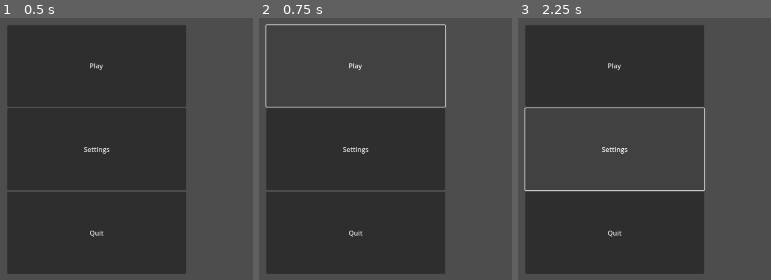
Above: before the commit, frames 1-3 (left to right).
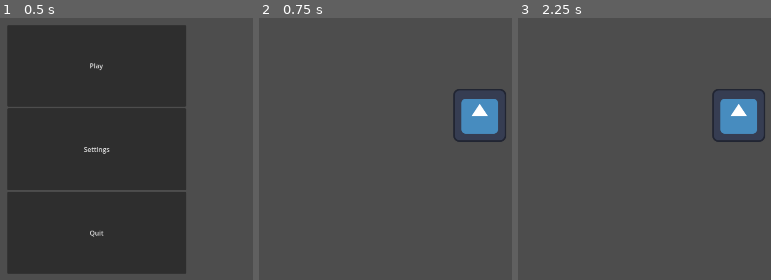
Above: after the commit, the same moments.

Repository: Benjamin-Fever/PB-And-Jam-2025
Game: Godot game, scene res://main_game/game_manager.tscn
The game is run twice, just before and just after one commit, with the same random seed, the same clock (stepped at 60 frames per second) and the same inputs. Before the commit the project starts from res://menus/main_menu.tscn. The engine's default icon, where the game draws it, is replaced by a stand-in: a white triangle on a blue panel in a dark square.
Inputs (mouse positions are in pixels of both pictures, inside the frame that each line leads up to):
- Up to frame 1 (0.5 s): no input
- Up to frame 2 (0.75 s): click "Play" at 0.5 s
- Up to frame 3 (2.25 s): click (614, 65) at 1.25 s, where only the run before the commit has a clickable "Play"; click (614, 149) at 2 s, where only the run before the commit has a clickable "Settings"

Frame 1 is identical in both runs. In frame 2, 47% of the frame differs, in the area x 2-98%, y 2-98%; in frame 3, 47%.

Commit message:
Menus and game manager

Diff:
--- /dev/null
+++ b/main_game/game_manager.gd
@@ -0,0 +1,40 @@
+class_name GameManager
+extends Node
+
+
+@export var menu_layer: CanvasLayer
+
+@onready var in_menu: bool = is_instance_valid(menu_layer)
+@onready var menus: Array = menu_layer.get_children()
+@onready var main_menu: MainMenu = $MenuLayer/MainMenu
+@onready var settings: Settings = $MenuLayer/Settings
+
+@onready var main: Main = $Main
+
+
+func _ready() -> void:
+	get_tree().paused = true
+
+
+func _on_main_menu_play_game() -> void:
+	exit_menus()
+	main.visible = true
+
+
+func open_main_menu() -> void:
+	main.visible = false
+	in_menu = true
+	get_tree().paused = true
+	main_menu.visible = true
+
+
+func _on_main_menu_switch_to_settings() -> void:
+	main_menu.visible = false
+	settings.visible = true
+
+
+func exit_menus() -> void:
+	for menu in menus:
+		menu.visible = false
+	in_menu = false
+	get_tree().paused = true
--- /dev/null
+++ b/main_game/game_manager.tscn
@@ -0,0 +1,24 @@
+[gd_scene load_steps=5 format=3 uid="uid://2jokg6iru7i1"]
+
+[ext_resource type="Script" uid="uid://cemp1q8m0o2d8" path="res://main_game/game_manager.gd" id="1_hh5cm"]
+[ext_resource type="PackedScene" uid="uid://dbxpwbg420xsr" path="res://menus/main_menu.tscn" id="2_k1ogt"]
+[ext_resource type="PackedScene" uid="uid://cm4iruq2lcx8q" path="res://menus/settings/settings.tscn" id="3_gatuf"]
+[ext_resource type="PackedScene" uid="uid://c0evnx66fdwj0" path="res://main_game/main.tscn" id="4_so1fb"]
+
+[node name="GameManager" type="Node" node_paths=PackedStringArray("menu_layer")]
+script = ExtResource("1_hh5cm")
+menu_layer = NodePath("MenuLayer")
+
+[node name="MenuLayer" type="CanvasLayer" parent="."]
+process_mode = 2
+
+[node name="MainMenu" parent="MenuLayer" instance=ExtResource("2_k1ogt")]
+
+[node name="Settings" parent="MenuLayer" instance=ExtResource("3_gatuf")]
+visible = false
+
+[node name="Main" parent="." instance=ExtResource("4_so1fb")]
+visible = false
+
+[connection signal="play_game" from="MenuLayer/MainMenu" to="." method="_on_main_menu_play_game"]
+[connection signal="switch_to_settings" from="MenuLayer/MainMenu" to="." method="_on_main_menu_switch_to_settings"]
--- /dev/null
+++ b/main_game/main.gd
@@ -0,0 +1,2 @@
+class_name Main
+extends Node2D
--- /dev/null
+++ b/main_game/main.tscn
@@ -0,0 +1,11 @@
+[gd_scene load_steps=3 format=3 uid="uid://c0evnx66fdwj0"]
+
+[ext_resource type="Texture2D" uid="uid://dqx30253sgqy6" path="res://icon.svg" id="1_e11bp"]
+[ext_resource type="Script" uid="uid://de8js28akjj56" path="res://main_game/main.gd" id="1_tt1kf"]
+
+[node name="Main" type="Node2D"]
+script = ExtResource("1_tt1kf")
+
+[node name="RemoveMe" type="Sprite2D" parent="."]
+position = Vector2(665, 458)
+texture = ExtResource("1_e11bp")
--- /dev/null
+++ b/menus/main_menu.gd
@@ -0,0 +1,14 @@
+class_name MainMenu
+extends Control
+
+
+signal play_game()
+signal switch_to_settings()
+
+
+func _on_play_pressed() -> void:
+	play_game.emit()
+
+
+func _on_settings_pressed() -> void:
+	switch_to_settings.emit()
--- a/menus/main_menu.tscn
+++ b/menus/main_menu.tscn
@@ -1,4 +1,14 @@
-[gd_scene format=3 uid="uid://dbxpwbg420xsr"]
+[gd_scene load_steps=3 format=3 uid="uid://dbxpwbg420xsr"]
+
+[ext_resource type="Script" uid="uid://rm75mwc3dkke" path="res://menus/main_menu.gd" id="1_8gy84"]
+
+[sub_resource type="GDScript" id="GDScript_kvqlu"]
+script/source = "extends Button
+
+
+func _on_pressed() -> void:
+	get_tree().quit()
+"
 
 [node name="MainMenu" type="Control"]
 layout_mode = 3
@@ -7,6 +17,7 @@
 anchor_bottom = 1.0
 grow_horizontal = 2
 grow_vertical = 2
+script = ExtResource("1_8gy84")
 
 [node name="VBoxContainer" type="VBoxContainer" parent="."]
 layout_mode = 1
@@ -33,3 +44,8 @@
 layout_mode = 2
 size_flags_vertical = 3
 text = "Quit"
+script = SubResource("GDScript_kvqlu")
+
+[connection signal="pressed" from="VBoxContainer/Play" to="." method="_on_play_pressed"]
+[connection signal="pressed" from="VBoxContainer/Settings" to="." method="_on_settings_pressed"]
+[connection signal="pressed" from="VBoxContainer/Quit" to="VBoxContainer/Quit" method="_on_pressed"]
--- /dev/null
+++ b/menus/settings/settings.gd
@@ -0,0 +1,2 @@
+class_name Settings
+extends Control
--- /dev/null
+++ b/menus/settings/settings.tscn
@@ -0,0 +1,12 @@
+[gd_scene load_steps=2 format=3 uid="uid://cm4iruq2lcx8q"]
+
+[ext_resource type="Script" uid="uid://k0es73yuewcs" path="res://menus/settings/settings.gd" id="1_2e4a5"]
+
+[node name="Settings" type="Control"]
+layout_mode = 3
+anchors_preset = 15
+anchor_right = 1.0
+anchor_bottom = 1.0
+grow_horizontal = 2
+grow_vertical = 2
+script = ExtResource("1_2e4a5")
--- a/project.godot
+++ b/project.godot
@@ -11,7 +11,7 @@
 [application]
 
 config/name="PB & Jam 2025"
-run/main_scene="uid://dbxpwbg420xsr"
+run/main_scene="uid://2jokg6iru7i1"
 config/features=PackedStringArray("4.4", "GL Compatibility")
 boot_splash/bg_color=Color(0.470137, 2.63997e-05, 0.374592, 1)
 config/icon="res://icon.svg"
Not shown, added: main_game/game_manager.gd.uid
Not shown, added: main_game/main.gd.uid
Not shown, added: menus/main_menu.gd.uid
Not shown, added: menus/settings/settings.gd.uid
Not shown, added: main_game/game_manager.tscn2073911442.tmp
